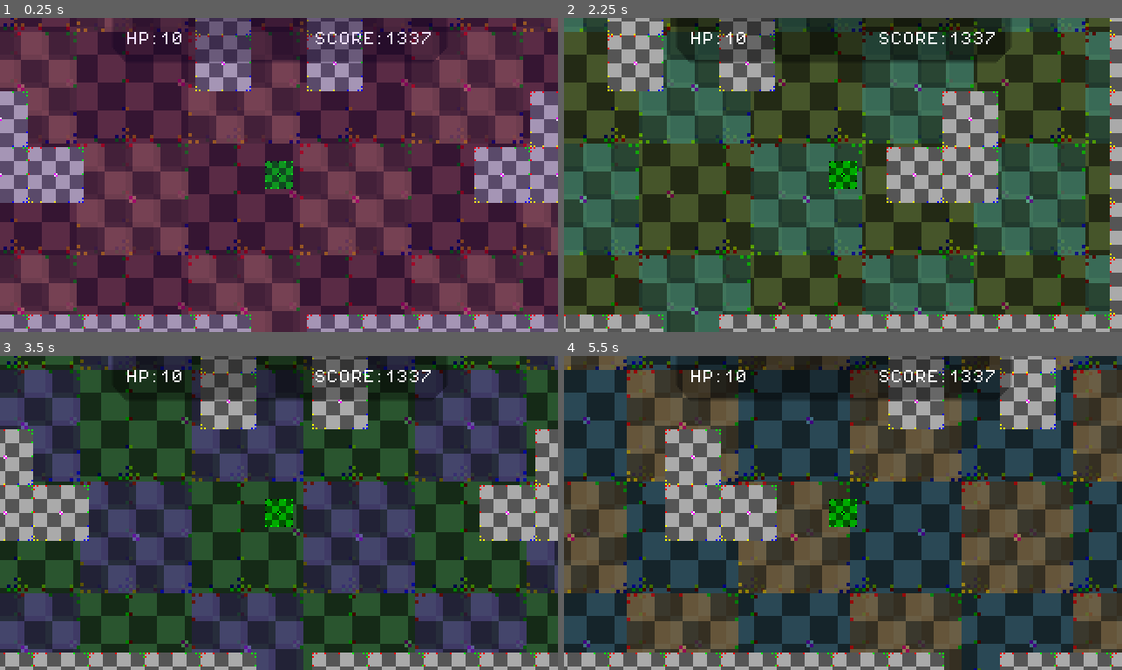
Above: before the commit, frames 1-4 (two rows, left to right).
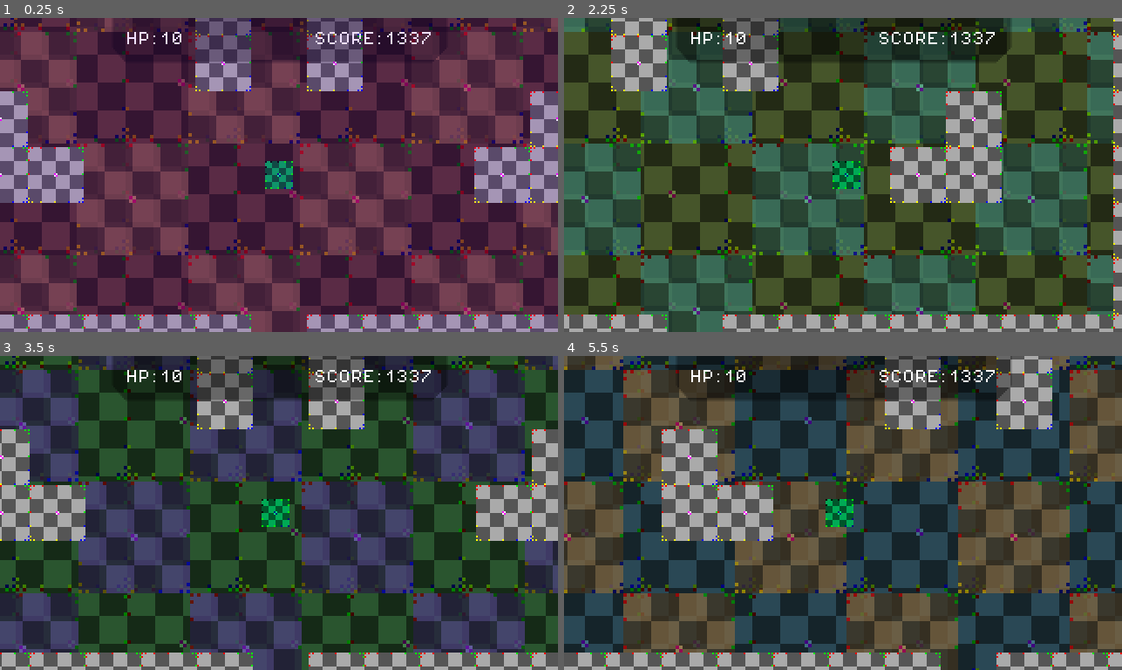
Above: after the commit, the same moments.

Repository: InvadingOctopus/comedot
Game: Godot game, scene res://Templates/Scenes/OverheadSceneTemplate.tscn
Same seed, same stepped clock (60 frames per second), same inputs: the game is played once before the commit and once after it. This scene is started directly instead of the project's main scene.
Inputs (mouse positions are in pixels of both pictures, inside the frame that each line leads up to):
- Up to frame 1 (0.25 s): no input
- Up to frame 2 (2.25 s): move the mouse to (965, 159) at 0.52 s; hold Right (moveRight) 0.53-2.03 s; click (965, 159) at 0.6 s; tap Space (jump) at 0.77, 1.52 s; move the mouse to (731, 190) at 1.27 s; right-click (731, 190) at 1.35 s; tap Enter at 2 s; move the mouse to (898, 105) at 2.02 s; hold Left (moveLeft) from 2.03 s (still down); click (898, 105) at 2.1 s
- Up to frame 3 (3.5 s): move the mouse to (251, 575) at 2.77 s; release Left (moveLeft) at 2.78 s; hold Right (moveRight) from 2.78 s (still down); right-click (251, 575) at 2.85 s; tap Space (jump) at 3.02 s
- Up to frame 4 (5.5 s): move the mouse to (1010, 560) at 3.52 s; click (1010, 560) at 3.6 s; tap Space (jump) at 3.77, 4.25, 4.52 s; move the mouse to (675, 465) at 4.27 s; release Right (moveRight) at 4.28 s; hold Left (moveLeft) 4.28-5.03 s; right-click (675, 465) at 4.35 s; move the mouse to (870, 513) at 5.02 s; hold Right (moveRight) from 5.03 s (still down); click (870, 513) at 5.1 s

The runs differ from the first frame. In frame 1, 0.4% of the frame differs, in the area x 47-53%, y 45-55%; in frame 2, 13%; in frame 3, 13%; in frame 4, 17%, in the area x 0-100%, y 0-100%.

Commit message:
Use PlayerEntityTemplate in OverheadSceneTemplate

Diff:
--- a/Templates/Scenes/OverheadSceneTemplate.tscn
+++ b/Templates/Scenes/OverheadSceneTemplate.tscn
@@ -1,14 +1,9 @@
-[gd_scene load_steps=8 format=3 uid="uid://0uproxr5kcfg"]
+[gd_scene load_steps=5 format=3 uid="uid://0uproxr5kcfg"]
 
 [ext_resource type="Script" path="res://Scripts/Start.gd" id="1_y4xpu"]
 [ext_resource type="PackedScene" uid="uid://convttrcwh6rm" path="res://Templates/HUDTemplate.tscn" id="1_y25py"]
 [ext_resource type="PackedScene" uid="uid://br6psm0falw4" path="res://Templates/Scenes/OverheadMapTemplate.tscn" id="2_tvlfg"]
-[ext_resource type="Script" path="res://Entities/Characters/PlayerEntity.gd" id="3_t2b5s"]
-[ext_resource type="Texture2D" uid="uid://cygvb20buqi2q" path="res://Assets/Images/Checkerboard16x16.png" id="4_csoc0"]
-[ext_resource type="PackedScene" uid="uid://ctlquc31j3uwi" path="res://Components/Control/OverheadControlComponent.tscn" id="5_dor35"]
-
-[sub_resource type="RectangleShape2D" id="RectangleShape2D_3xeh2"]
-size = Vector2(16, 16)
+[ext_resource type="PackedScene" uid="uid://b6c5d68ty35va" path="res://Templates/Entities/PlayerEntityTemplate-OverheadBasic.tscn" id="4_iqxhu"]
 
 [node name="OverheadSceneTemplate" type="Node2D"]
 script = ExtResource("1_y4xpu")
@@ -17,19 +12,5 @@
 
 [node name="OverheadMapTemplate" parent="." instance=ExtResource("2_tvlfg")]
 
-[node name="PlayerEntity" type="CharacterBody2D" parent="."]
-modulate = Color(0, 1, 0, 1)
+[node name="PlayerEntityTemplate-OverheadBasic" parent="." instance=ExtResource("4_iqxhu")]
 position = Vector2(272, 336)
-collision_layer = 6
-collision_mask = 574
-script = ExtResource("3_t2b5s")
-
-[node name="Sprite2D" type="Sprite2D" parent="PlayerEntity"]
-texture = ExtResource("4_csoc0")
-
-[node name="CollisionShape2D" type="CollisionShape2D" parent="PlayerEntity"]
-shape = SubResource("RectangleShape2D_3xeh2")
-
-[node name="Camera2D" type="Camera2D" parent="PlayerEntity"]
-
-[node name="OverheadControlComponent" parent="PlayerEntity" instance=ExtResource("5_dor35")]
